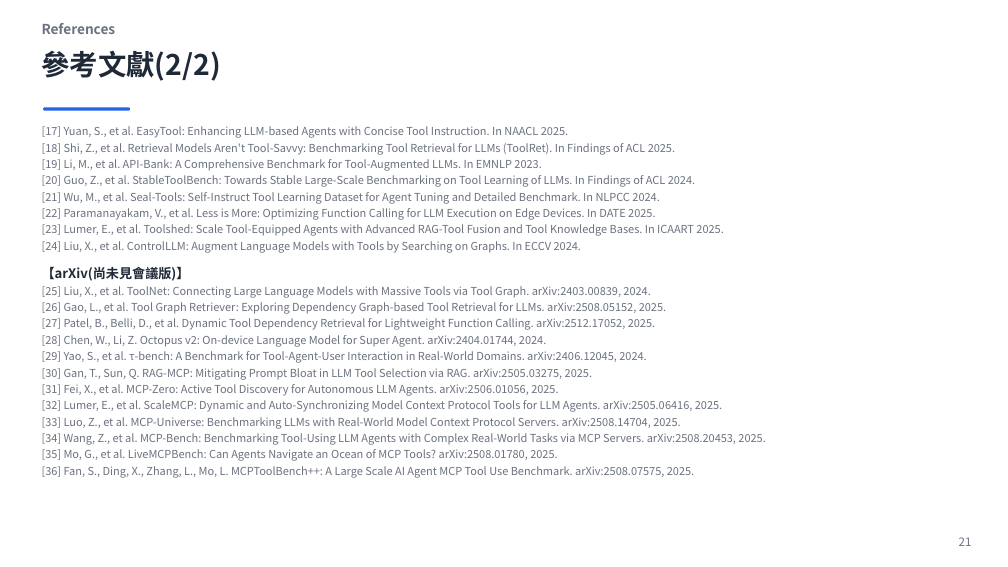
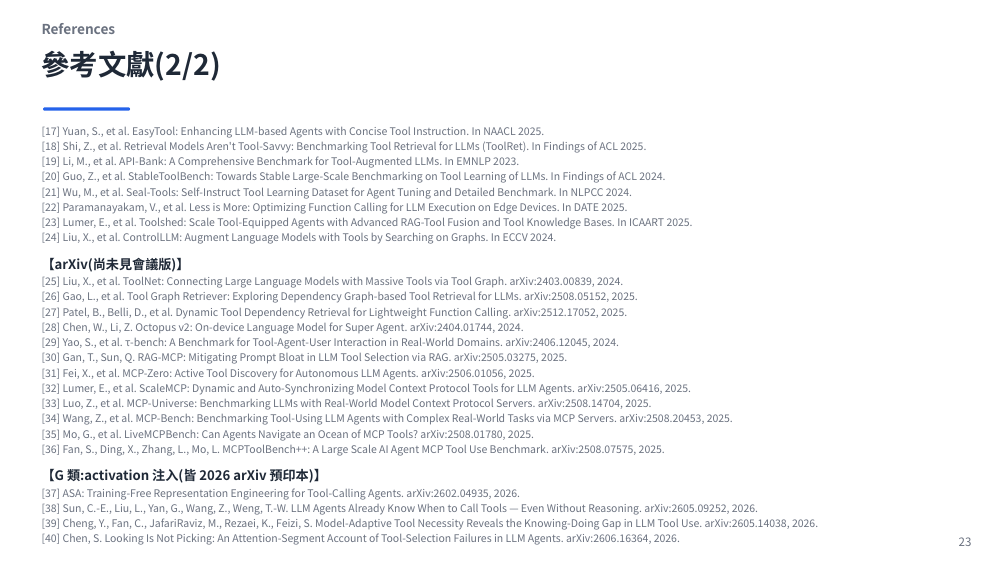
Before and after one commit to dmr1123/triage, a slide deck: slide 23 of LLM工具檢索_入門簡報.pptx (slide 21 before the commit). Drawn at 1008x567 pixels with LibreOffice and Linux fonts; fonts in the diff are those of the drawing. Boxes give left, top, right and bottom in pixels: in the first picture for what was removed or moved away, otherwise in the second. Text is boxed around its words. In the diff, an @@ line names an element or a change of style, - is before the commit and + after.

```diff
--- a/LLM工具檢索_入門簡報.pptx
+++ b/LLM工具檢索_入門簡報.pptx
@@ text at box(42, 126, 733, 456): size 10.5 to 10 pt in "[17] Yuan, S., et al. EasyTool: Enhancing ...", "[18] Shi, Z., et al. Retrieval Models ...", "[19] Li, M., et al. API-Bank: A ...", "[20] Guo, Z., et al. StableToolBench: Towards ..." and 16 more places @@
@@ text at box(42, 468, 818, 545): paragraphs added @@
+【G 類:activation 注入(皆 2026 arXiv 預印本)】
+[37] ASA: Training-Free Representation Engineering for Tool-Calling Agents. arXiv:2602.04935, 2026.
+[38] Sun, C.-E., Liu, L., Yan, G., Wang, Z., Weng, T.-W. LLM Agents Already Know When to Call Tools — Even Without Reasoning. arXiv:2605.09252, 2026.
+[39] Cheng, Y., Fan, C., JafariRaviz, M., Rezaei, K., Feizi, S. Model-Adaptive Tool Necessity Reveals the Knowing-Doing Gap in LLM Tool Use. arXiv:2605.14038, 2026.
+[40] Chen, S. Looking Is Not Picking: An Attention-Segment Account of Tool-Selection Failures in LLM Agents. arXiv:2606.16364, 2026.
@@ text at box(959, 537, 972, 546): text changed @@
-21
+23
```
Also in this commit, not shown: 6 other slides changed, 2 slides added.
